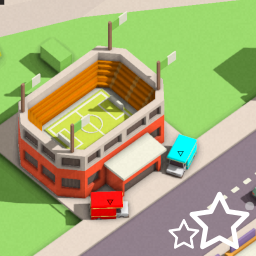
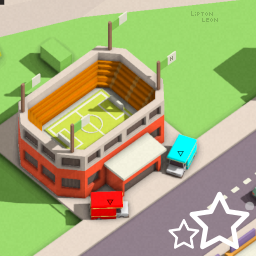
Comparing the layer stacks of the two w=256, h=256 images. Changes:
painted on "Background" over (170, 11, 218, 61)
